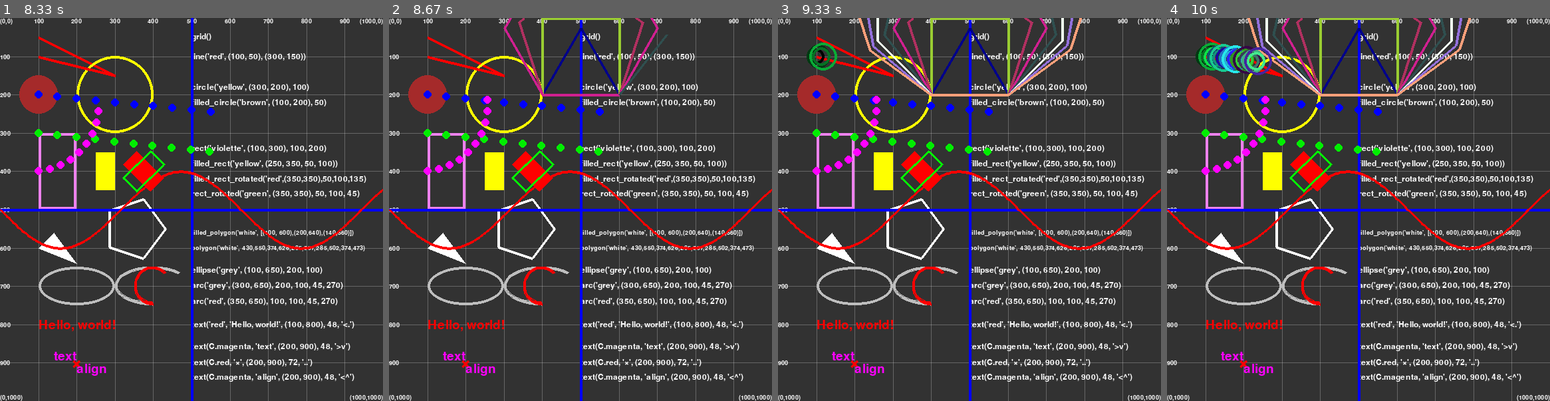
Above: before the commit, frames 1-4 (left to right).
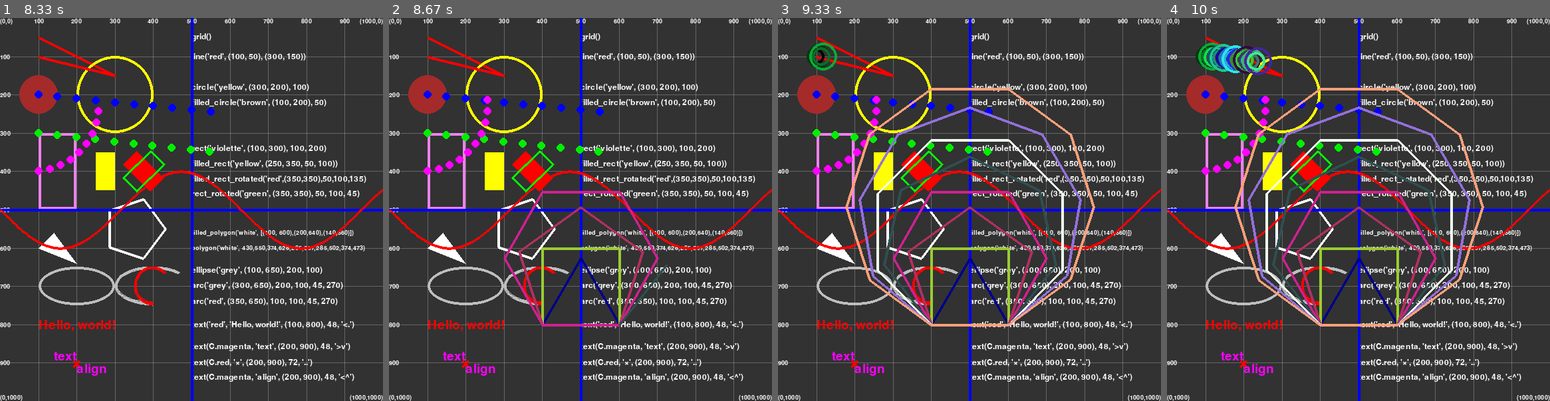
Above: after the commit, the same moments.

Repository: ShashkovS/drawzero
Game: pygame game, started from tests/test_examples_gui_mode.py
The game is run twice, just before and just after one commit, with the same random seed, the same clock (stepped at 60 frames per second) and the same inputs.
Inputs (mouse positions are in pixels of both pictures, inside the frame that each line leads up to):
- Up to frame 1 (8.33 s): tap 6 at 3.33 s
- Up to frame 2 (8.67 s): no input
- Up to frame 3 (9.33 s): hold Down from 9.17 s (still down); move the mouse to (984, 194) at 9.2 s
- Up to frame 4 (10 s): release Down at 9.63 s

Frame 1 is identical in both runs. In frame 2, 3.3% of the frame differs, in the area x 29-73%, y 0-81%; in frame 3, 7.7%, in the area x 17-83%, y 0-81%; in frame 4, 7.7%.

Commit message:
feat: examples updates

Diff:
--- a/src/drawzero/examples/06_turtle_style.py
+++ b/src/drawzero/examples/06_turtle_style.py
@@ -6,7 +6,7 @@
 # Drawing regular polygons for n from 3 to 10
 # Рисуем правильные треугольник (n=3), четырёхугольник и т.д. до десятиугольник
 for n in range(3, 11):
-    cur = Pt(600, 200)
+    cur = Pt(600, 800)
     # Drawing n lines for regular polygon
     # Каждую сторону рисуем отдельно
     for i in range(n):
--- a/src/drawzero/examples/19_game_colors.py
+++ b/src/drawzero/examples/19_game_colors.py
@@ -2,8 +2,8 @@
 import random
 from time import time
 
-COLORS = [('жёлтый', 'yellow'), ('зелёный', 'green'), ('голубой', '#42aaff'), ('синий', '#0000ff'), ('фиолетовый', 'purple'), ('красный', 'red'),
-          ('оранжевый', 'orange'), ('коричневый', 'brown'), ('серый', 'gray'), ('белый', 'white'), ]
+COLORS = [('yellow', 'yellow'), ('green', 'green'), ('cyan', '#42aaff'), ('blue', '#0000ff'), ('purple', 'purple'),
+          ('red', 'red'), ('orange', 'orange'), ('brown', 'brown'), ('gray', 'gray'), ('white', 'white'), ]
 
 
 def gen_new():
@@ -33,20 +33,20 @@
         cur_status = None
         time_left = cur_timelimit
     clear()
-    text('white', f'Ваши очки: {score}', (500, 50), 48)
-    text('white', f'Дважды кликните левой кнопкой мыши,', (500, 100), 32)
-    text('white', f'если совпадает слово и цвет, иначе — правой', (500, 142), 32)
-    text('white', f'{time_left:0.2f}с...', (500, 600), 48)
+    text('white', f'Scores: {score}', (500, 50), 48)
+    text('white', f'Double-click the left mouse button,', (500, 100), 32)
+    text('white', f'if the word and color match, otherwise right-click', (500, 142), 32)
+    text('white', f'{time_left:0.2f}s...', (500, 600), 48)
     text(color, cur_word, (500, 500), 120)
     if cur_status == 1:
-        text('green', 'Совпадают?', (500, 700), 48)
+        text('green', 'Match?', (500, 700), 48)
     elif cur_status == 3:
-        text('red', 'Различаются?', (500, 800), 48)
-    # Половина секунды после смены цвета игнорируем нажатия
+        text('red', 'Mismatch?', (500, 800), 48)
+    # Ignore clicks for half a second after color change
     for ev in mousebuttonsdown:
         if cur_ts - last_status_ts > 0.3:
             if ev.button == cur_status:
-                # Пользователь подтвердил
+                # User confirmed
                 if (corr and cur_status == 1) or (not corr and cur_status == 3):
                     score += 1
                     cur_timelimit *= 0.95
